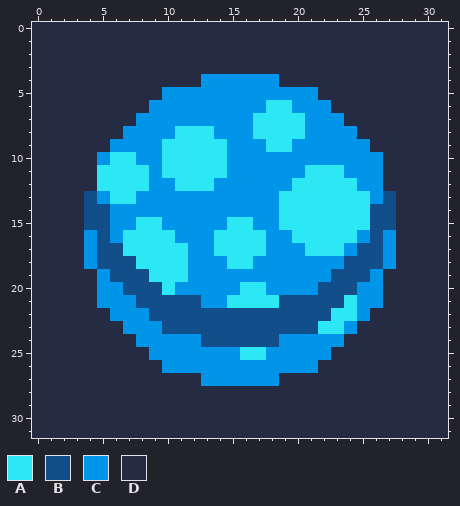
One commit to this pixel-art sprite: src/favicon.png. Above: the version before the commit.
The file is 32x32 pixels.
Palette (. is transparent): A #2ce8f5  B #124e89  C #0095e9  D #262b44
Once edited:
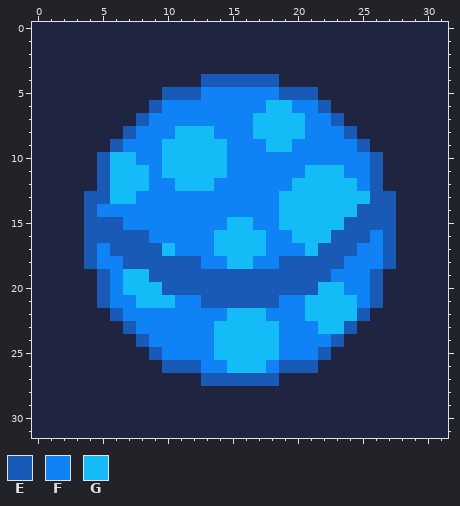
Colours new in this view: E #195ab7  F #0f83f6  G #13bcf7
The edit:
Colour D changes from #262b44 to #1f2541.
Colour A becomes colour E in rows 11 to 12 at x 5; in row 14 at x 25; in row 15 at x 24 to 25; in row 16 at x 7 to 8 and 23 to 24; in row 17 at x 7 to 9 and 22 to 23; in row 18 at x 8 to 11.
Colour A becomes colour E in row 19 at x 9 to 11; in row 20 at x 10 and 16 to 17; in row 21 at x 15 to 18.
Colour B becomes colour E in row 13 at x 4 and 27; in row 14 at x 4 and 26 to 27; in row 15 at x 4 to 5 and 26 to 27; in row 16 at x 5; in row 17 at x 6; in row 18 at x 7.
Colour C becomes colour E in row 4 at x 13 to 18; in row 5 at x 10 to 12 and 19 to 21; in row 6 at x 9 and 22; in row 7 at x 8 and 23; in row 8 at x 7 and 24; in row 9 at x 6 and 25.
Colour C becomes colour E in row 10 at x 5 and 26; in rows 11 to 12 at x 26; in row 13 at x 5 and 26; in row 15 at x 6; in row 16 at x 4, 6, 25 and 27; in row 17 at x 4, 24 and 27.
Colour C becomes colour E in row 18 at x 4, 12, 19 to 23 and 27; in row 19 at x 5, 12 to 22 and 26; in row 20 at x 5, 11 to 15, 18 to 21 and 26; in row 21 at x 5, 13 to 14 and 26; in row 22 at x 6 and 25; in row 23 at x 7 and 24.
Colour C becomes colour E in row 24 at x 8 and 23; in row 25 at x 9 and 22; in row 26 at x 10 to 12 and 19 to 21; in row 27 at x 13 to 18.
Colour A becomes colour F in row 15 at x 8 to 9; in row 16 at x 9 to 10; in row 17 at x 11.
Colour B becomes colour F in row 14 at x 5; in row 16 at x 26; in row 17 at x 5 and 25 to 26; in row 18 at x 5 to 6 and 24 to 26; in row 19 at x 6 and 23 to 25; in row 20 at x 24.
Colour B becomes colour F in row 21 at x 11 to 12 and 19 to 20; in row 22 at x 9 to 14 and 18 to 20; in row 23 at x 10 to 13 and 19 to 21; in row 24 at x 13.
Colour C becomes colour F in row 5 at x 13 to 18; in row 6 at x 10 to 17 and 20 to 21; in row 7 at x 9 to 16 and 21 to 22; in row 8 at x 8 to 10, 14 to 16 and 21 to 23; in row 9 at x 7 to 9, 15 to 17 and 20 to 24; in row 10 at x 8 to 9 and 15 to 25.
Colour C becomes colour F in row 11 at x 9, 15 to 20 and 24 to 25; in row 12 at x 9 to 10, 14 to 19 and 25; in row 13 at x 8 to 18; in row 14 at x 6 to 18; in row 15 at x 7, 10 to 14 and 17 to 18; in row 16 at x 11 to 13 and 18 to 19.
Colour C becomes colour F in row 17 at x 12 to 13 and 18 to 20; in row 18 at x 13 to 14 and 17 to 18; in row 20 at x 6 and 25; in row 21 at x 6 to 7 and 25; in row 22 at x 7 to 8; in row 23 at x 8 to 9.
Colour C becomes colour F in row 24 at x 9 to 12 and 19 to 22; in row 25 at x 10 to 13 and 19 to 21; in row 26 at x 13 to 14 and 18.
Colour A becomes colour G in row 6 at x 18 to 19; in row 7 at x 17 to 20; in row 8 at x 11 to 13 and 17 to 20; in row 9 at x 10 to 14 and 18 to 19; in row 10 at x 6 to 7 and 10 to 14; in row 11 at x 6 to 8, 10 to 14 and 21 to 23.
Colour A becomes colour G in row 12 at x 6 to 8, 11 to 13 and 20 to 24; in row 13 at x 6 to 7 and 19 to 25; in row 14 at x 19 to 24; in row 15 at x 15 to 16 and 19 to 23; in row 16 at x 14 to 17 and 20 to 22; in row 17 at x 10, 14 to 17 and 21.
Colour A becomes colour G in row 18 at x 15 to 16; in row 21 at x 24; in row 22 at x 23 to 24; in row 23 at x 22 to 23; in row 25 at x 16 to 17.
Colour B becomes colour G in row 19 at x 7 to 8; in row 20 at x 7 to 9 and 22 to 23; in row 21 at x 8 to 10 and 21 to 23; in row 22 at x 15 to 17 and 21 to 22; in rows 23 to 24 at x 14 to 18.
Colour C becomes colour G in row 25 at x 14 to 15 and 18; in row 26 at x 15 to 17.
